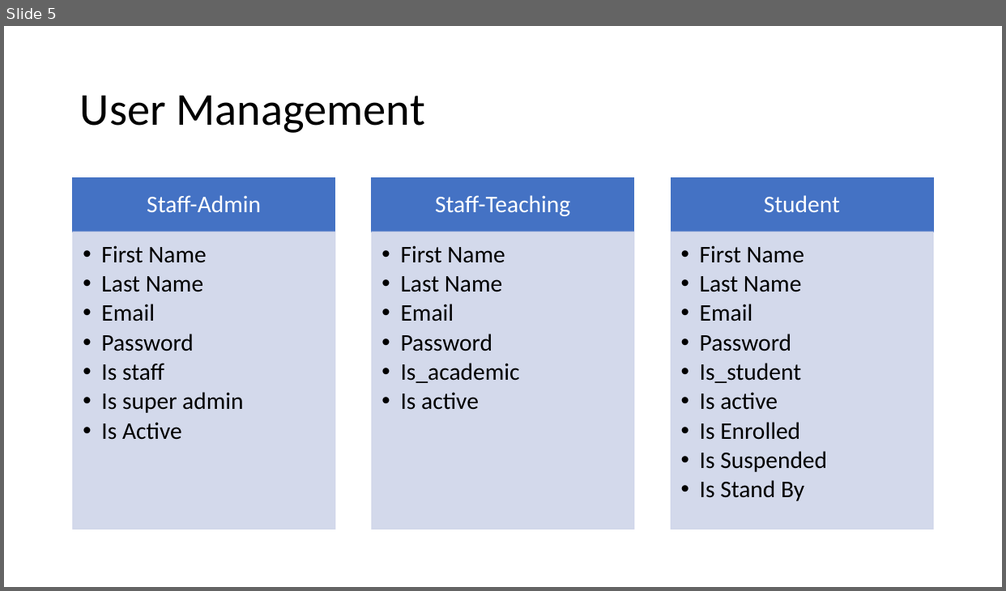
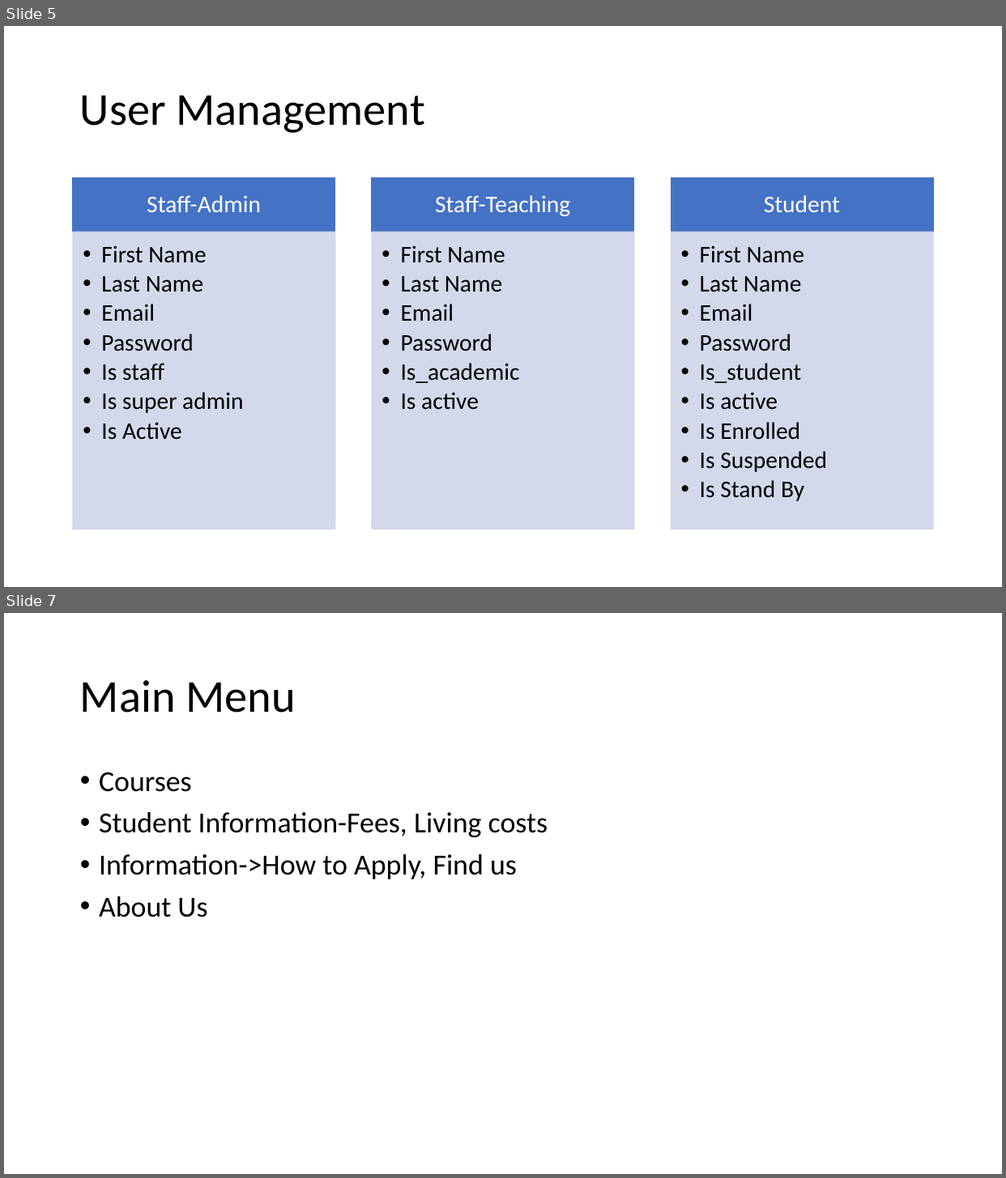
Before and after one commit to usmanzkhan/CUMgmt, a slide deck: Reqs.pptx. Shown one above the other, each under a label of ours: slide 5 before the commit, slides 5 and 7 after it; the slides between them are not shown. The pictures are 1006x591 and 1006x1178 pixels, drawn with LibreOffice and Linux fonts; fonts in the diff are those of the drawing. Boxes give left, top, right and bottom in pixels: in the first picture for what was removed or moved away, otherwise in the second. Text is boxed around its words. In the diff, an @@ line names an element or a change of style, - is before the commit and + after.

```diff
--- a/Reqs.pptx
+++ b/Reqs.pptx
@@ slide 7 added at bbox=[4, 613, 1002, 1174], background #FFFFFF @@
@@ title added at bbox=[80, 680, 296, 713], 44 pt, text #000000 @@
+Main Menu
@@ text added at bbox=[99, 772, 548, 918], 28 pt, text #000000 @@
+• Courses
+• Student Information-Fees, Living costs
+• Information->How to Apply, Find us
+• About Us
```
Also in this commit, not shown: 1 slide changed.
